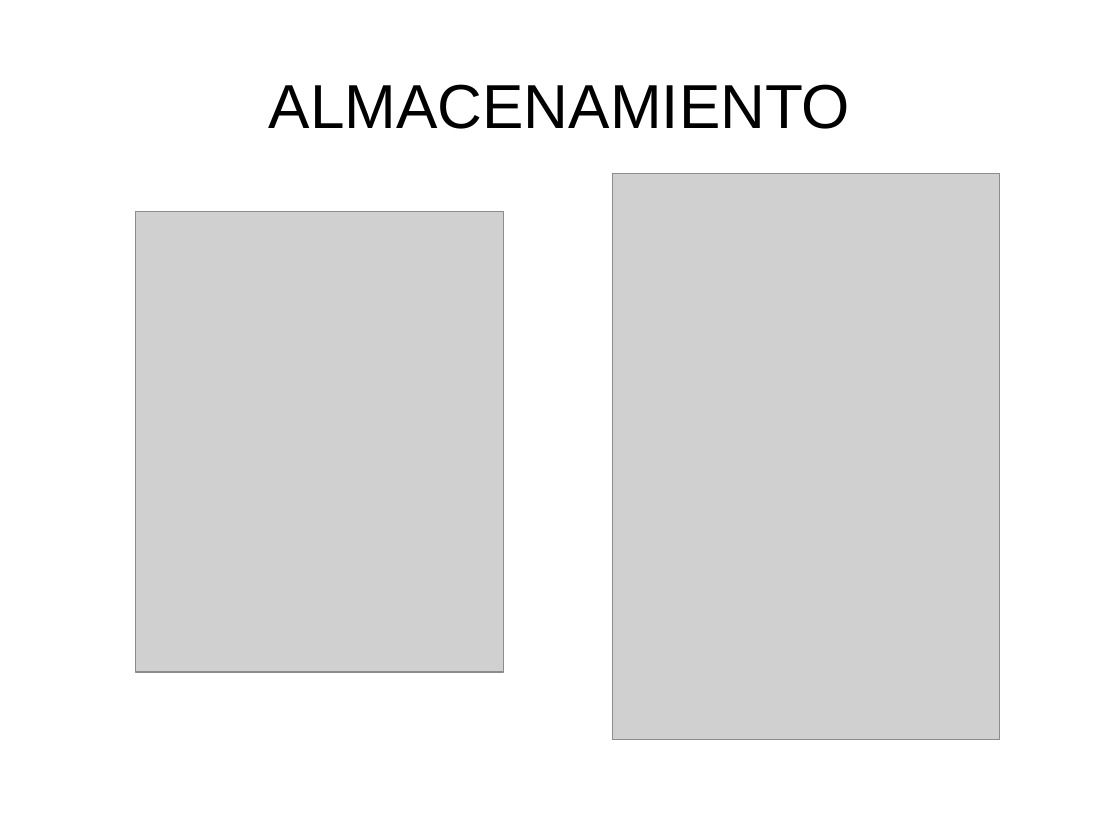
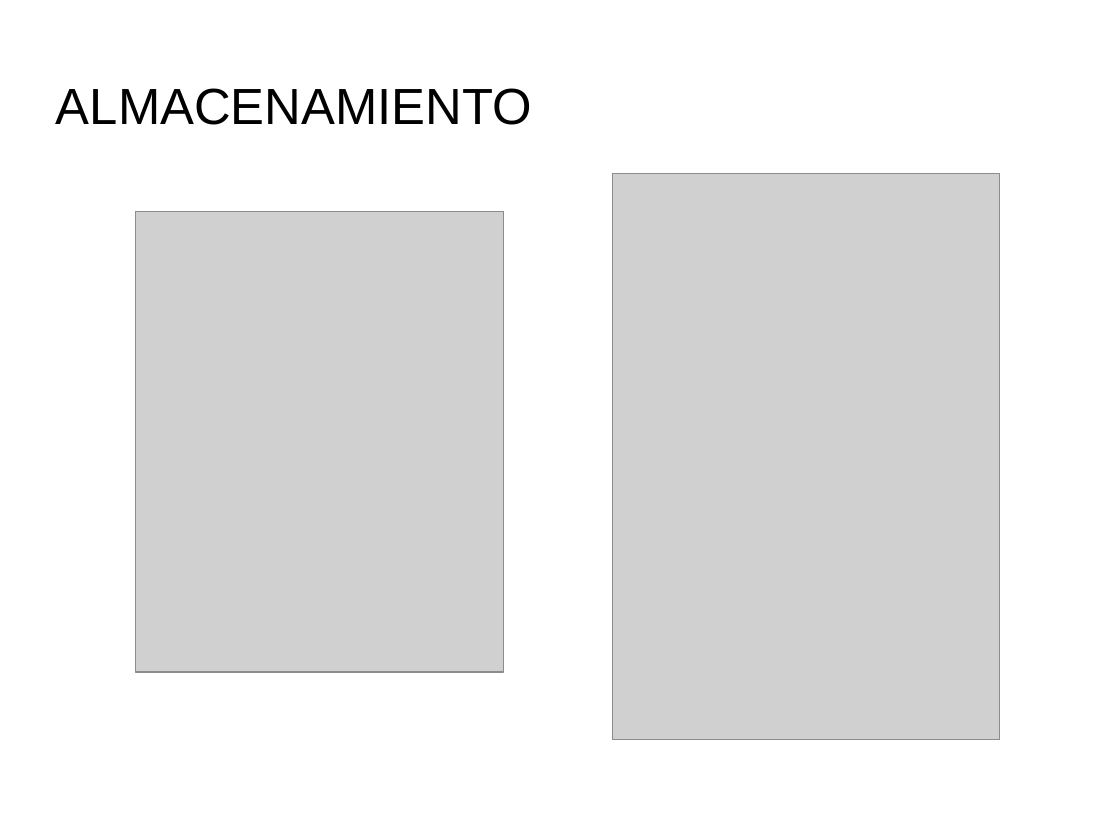
Before and after one commit to PatriiML11/ProyectoWeb, a slide deck: slide 18 of doc/Documentos/Presentacion.odp (slide 17 before the commit). Drawn at 1120x840 pixels with LibreOffice and Linux fonts; fonts in the diff are those of the drawing; grey boxes stand for pictures; background and template pictures are left out. Boxes give left, top, right and bottom in pixels: in the first picture for what was removed or moved away, otherwise in the second. Text is boxed around its words. In the diff, an @@ line names an element or a change of style, - is before the commit and + after.

```diff
--- a/doc/Documentos/Presentacion.odp
+++ b/doc/Documentos/Presentacion.odp
@@ title "ALMACENAMIENTO": place and size @@
-title "ALMACENAMIENTO" at bbox=[269, 84, 850, 129]
+title "ALMACENAMIENTO" at bbox=[56, 88, 532, 125]
@@ title "ALMACENAMIENTO" at bbox=[56, 88, 532, 125]: size 44 to 36 pt; alignment centre to left @@
```
Also in this commit, not shown: 20 other slides changed, 2 slides added, 41 other files.
